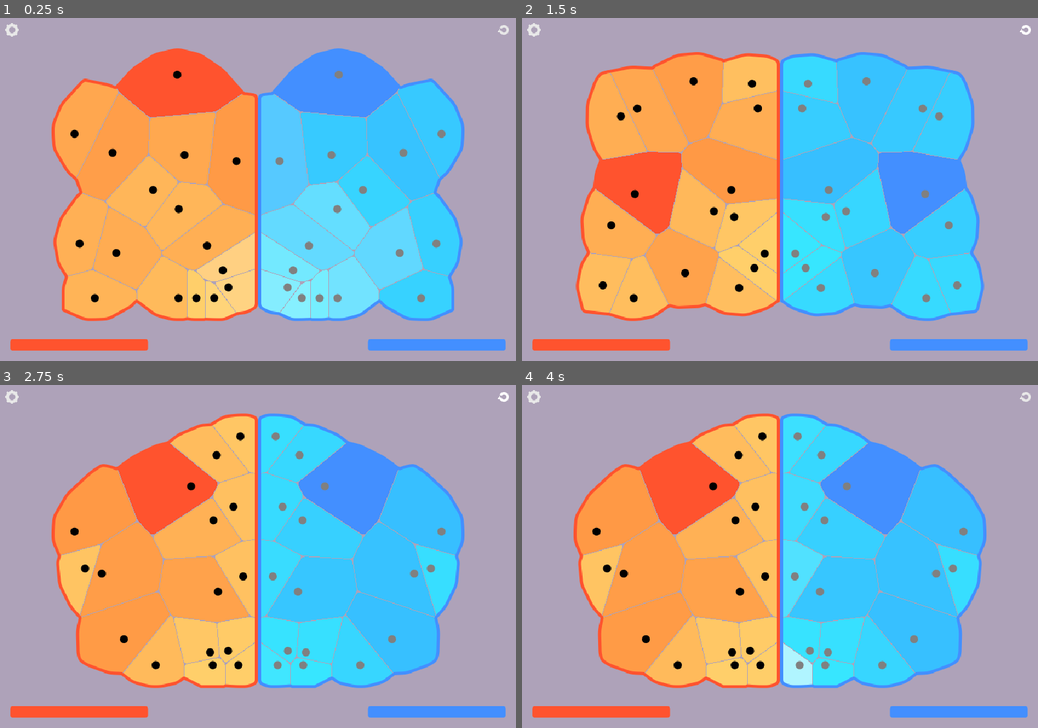
Above: before the commit, frames 1-4 (two rows, left to right).
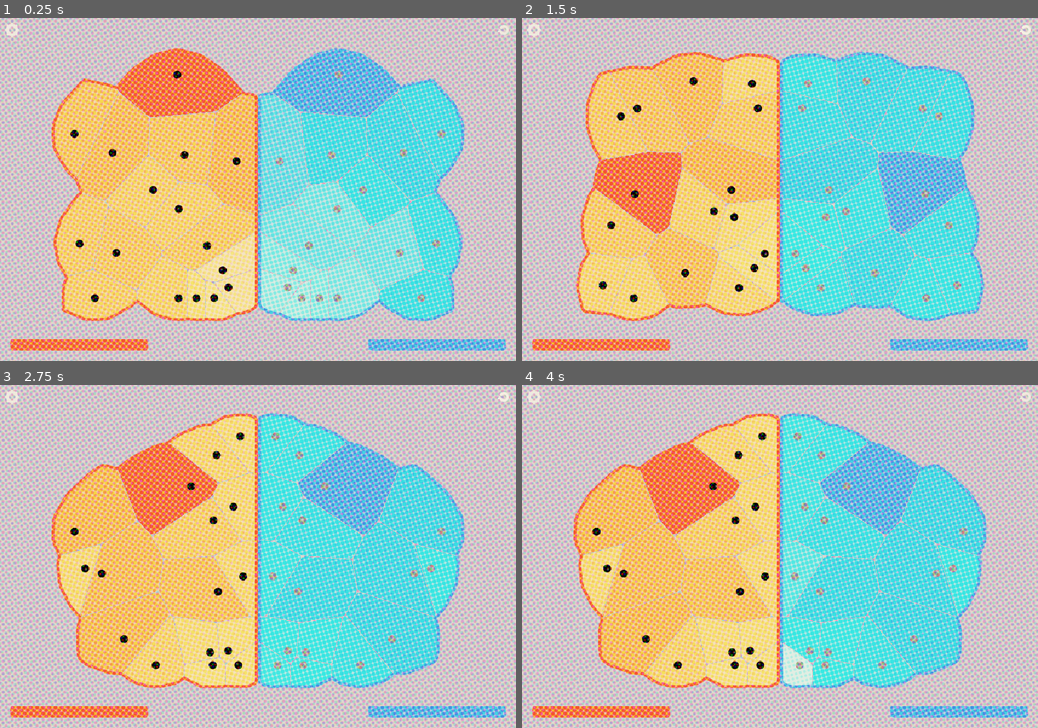
Above: after the commit, the same moments.

Repository: LasseHeuer/VoronoiGameProto
Game: Godot game, scene res://scenes/Main.tscn
The game is run twice, just before and just after one commit, with the same random seed, the same clock (stepped at 60 frames per second) and the same inputs.
Inputs (mouse positions are in pixels of both pictures, inside the frame that each line leads up to):
- Up to frame 1 (0.25 s): no input
- Up to frame 2 (1.5 s): click (1027, 31) at 0.5 s; click (1027, 31) at 1.25 s
- Up to frame 3 (2.75 s): click (505, 398) at 2 s
- Up to frame 4 (4 s): click (532, 398) at 2.75 s; click "×" at 3.5 s

The runs differ from the first frame. In frame 1, 89% of the frame differs, in the area x 0-100%, y 0-100%; in frame 2, 89%; in frame 3, 88%; in frame 4, 88%.

Commit message:
halbtonraster

Diff:
--- a/game/scenes/Main.tscn
+++ b/game/scenes/Main.tscn
@@ -7,6 +7,7 @@
 [ext_resource type="PackedScene" path="res://scenes/SettingsPanel.tscn" id="6_panel"]
 [ext_resource type="Script" path="res://scripts/ui/gear_button.gd" id="7_gear"]
 [ext_resource type="Script" path="res://scripts/ui/restart_button.gd" id="8_restart"]
+[ext_resource type="Script" path="res://scripts/view/halftone_overlay.gd" id="9_halftone"]
 
 [node name="Main" type="Node"]
 script = ExtResource("1_app")
@@ -38,4 +39,13 @@
 flat = true
 script = ExtResource("8_restart")
 
+[node name="HalftoneOverlay" type="ColorRect" parent="."]
+anchors_preset = 15
+anchor_right = 1.0
+anchor_bottom = 1.0
+grow_horizontal = 2
+grow_vertical = 2
+mouse_filter = 2
+script = ExtResource("9_halftone")
+
 [node name="SettingsPanel" parent="." instance=ExtResource("6_panel")]
--- a/game/scripts/app/config.gd
+++ b/game/scripts/app/config.gd
@@ -150,11 +150,32 @@
 ## Radius der Zellpunkte in Brettpixeln.
 @export var point_radius: float = 8.0
 
+# -------------------------------------------------------- Halbtonraster -----
+## Bildschirmweiter Halbtonraster-Effekt ueber dem Spiel. Die Einstellungen
+## selbst bleiben ungerastert (siehe view/halftone_overlay.gd).
+@export var halftone_enabled: bool = true
+## Rasterweite (Abstand der Punkte) in Fensterpixeln.
+@export var halftone_dot_size: float = 6.0
+## Drehung des Rasters in Grad.
+@export var halftone_angle: float = 15.0
+## Punktwachstum: groessere Werte ergeben groessere Punkte.
+@export var halftone_gain: float = 1.0
+## Kontrast der Helligkeit vor dem Rastern.
+@export var halftone_contrast: float = 1.0
+## Weichheit der Punktkanten (0 = hart, 1 = weich).
+@export var halftone_softness: float = 0.3
+## Farbtrennung: zusaetzliche Drehung zwischen den Farbkanaelen.
+@export var halftone_separation: float = 1.0
+## Papieranteil in den Zwischenraeumen (0 = Originalfarbe, 1 = Papierton).
+@export var halftone_paper: float = 0.75
+## Staerke des Effekts (0 = aus, 1 = voll).
+@export var halftone_amount: float = 1.0
+
 @export var random_seed: int = 0
 
 # ------------------------------------------------------------- Schema ------
 ## Reihenfolge der Gruppen im Einstellungsmenue.
-const SETTING_GROUPS := ["Klang", "Spiel", "Darstellung"]
+const SETTING_GROUPS := ["Klang", "Spiel", "Darstellung", "Halbton"]
 
 const SLIDERS := [
 	{"key": "attack", "label": "Attack", "min": 0.0, "max": 3.0, "step": 0.01, "group": "Klang"},
@@ -180,6 +201,14 @@
 	{"key": "cell_gap", "label": "Zellabstand", "min": 0.0, "max": 4.0, "step": 0.1, "group": "Darstellung"},
 	{"key": "boundary_label_threshold", "label": "Mindest-Grenzlinie", "min": 0.0, "max": 100.0, "step": 1.0, "group": "Darstellung"},
 	{"key": "point_radius", "label": "Punktgroesse", "min": 4.0, "max": 20.0, "step": 1.0, "group": "Darstellung"},
+	{"key": "halftone_dot_size", "label": "Rasterweite", "min": 2.0, "max": 24.0, "step": 0.5, "group": "Halbton"},
+	{"key": "halftone_angle", "label": "Rasterwinkel", "min": 0.0, "max": 90.0, "step": 1.0, "group": "Halbton"},
+	{"key": "halftone_gain", "label": "Punktwachstum", "min": 0.1, "max": 3.0, "step": 0.05, "group": "Halbton"},
+	{"key": "halftone_contrast", "label": "Kontrast", "min": 0.2, "max": 3.0, "step": 0.05, "group": "Halbton"},
+	{"key": "halftone_softness", "label": "Kantenweichheit", "min": 0.0, "max": 1.0, "step": 0.01, "group": "Halbton"},
+	{"key": "halftone_separation", "label": "Farbtrennung", "min": 0.0, "max": 3.0, "step": 0.05, "group": "Halbton"},
+	{"key": "halftone_paper", "label": "Papieranteil", "min": 0.0, "max": 1.0, "step": 0.01, "group": "Halbton"},
+	{"key": "halftone_amount", "label": "Effektstaerke", "min": 0.0, "max": 1.0, "step": 0.01, "group": "Halbton"},
 ]
 
 const TOGGLES := [
@@ -189,6 +218,7 @@
 	{"key": "show_flow", "label": "Flow anzeigen", "group": "Darstellung"},
 	{"key": "show_all_flows", "label": "Flows fuer alle Zellen", "group": "Darstellung"},
 	{"key": "show_all_cell_numbers", "label": "Zahlen fuer alle Zellen", "group": "Darstellung"},
+	{"key": "halftone_enabled", "label": "Halbtonraster", "group": "Halbton"},
 ]
 
 const WAVEFORMS := ["triangle", "sine", "square", "sawtooth"]
@@ -226,6 +256,15 @@
 	"show_all_flows": false,
 	"show_all_cell_numbers": false,
 	"boundary_label_threshold": 10.0,
+	"halftone_enabled": true,
+	"halftone_dot_size": 6.0,
+	"halftone_angle": 15.0,
+	"halftone_gain": 1.0,
+	"halftone_contrast": 1.0,
+	"halftone_softness": 0.3,
+	"halftone_separation": 1.0,
+	"halftone_paper": 0.75,
+	"halftone_amount": 1.0,
 }
 
 func _init() -> void:
--- a/game/scripts/app/game_app.gd
+++ b/game/scripts/app/game_app.gd
@@ -17,6 +17,7 @@
 @onready var board_input: BoardInput = $BoardInput
 @onready var audio: Synth = $Audio
 @onready var settings_panel: SettingsPanel = $SettingsPanel
+@onready var halftone_overlay: HalftoneOverlay = $HalftoneOverlay
 @onready var show_settings_button: Button = $ShowSettingsButton
 @onready var restart_button: Button = $RestartButton
 
@@ -54,6 +55,7 @@
 	board_input.setup(board, config)
 	audio.setup(config, board)
 	settings_panel.setup(config)
+	halftone_overlay.setup(config)
 
 	settings_panel.value_changed.connect(_on_setting_changed)
 	settings_panel.restart_requested.connect(restart)
@@ -231,6 +233,8 @@
 		"stamina":
 			board.stamina_player1 = minf(board.stamina_player1, config.stamina)
 			board.stamina_player2 = minf(board.stamina_player2, config.stamina)
+	if key.begins_with("halftone_"):
+		halftone_overlay.apply()
 
 
 func _on_notes_spread_requested(cell_index: int, from_pos: Vector2) -> void:
--- /dev/null
+++ b/game/scripts/view/halftone_overlay.gd
@@ -0,0 +1,58 @@
+class_name HalftoneOverlay
+extends ColorRect
+
+## Bildschirmweiter Halbtonraster-Effekt.
+##
+## Das Rechteck liegt ueber dem Spiel, aber unter dem Einstellungsmenue.
+## Dadurch wird alles ausser den Einstellungen gerastert. Die Werte kommen aus
+## GameConfig und werden ohne Neustart uebernommen.
+
+const SHADER_PATH := "res://shaders/halftone.gdshader"
+
+## Config-Key -> Uniform-Name des Shaders.
+const PARAMS := {
+	"halftone_dot_size": "u_dot_size",
+	"halftone_angle": "u_angle",
+	"halftone_gain": "u_gain",
+	"halftone_contrast": "u_contrast",
+	"halftone_softness": "u_softness",
+	"halftone_separation": "u_separation",
+	"halftone_paper": "u_paper",
+	"halftone_amount": "u_amount",
+}
+
+var _material: ShaderMaterial
+var _config: GameConfig
+
+
+func _ready() -> void:
+	mouse_filter = Control.MOUSE_FILTER_IGNORE
+	_ensure_material()
+
+
+func setup(config: GameConfig) -> void:
+	_config = config
+	apply()
+
+
+## Uebertraegt alle Effektwerte in den Shader und blendet den Effekt ein oder
+## aus. Wird bei jeder Aenderung eines Halbton-Reglers aufgerufen.
+func apply() -> void:
+	_ensure_material()
+	if _config == null or _material == null:
+		return
+	visible = _config.halftone_enabled
+	for key in PARAMS:
+		_material.set_shader_parameter(PARAMS[key], float(_config.get(key)))
+
+
+func _ensure_material() -> void:
+	if _material != null:
+		return
+	var shader := load(SHADER_PATH) as Shader
+	if shader == null:
+		push_warning("Halbton-Shader konnte nicht geladen werden: %s" % SHADER_PATH)
+		return
+	_material = ShaderMaterial.new()
+	_material.shader = shader
+	material = _material
--- /dev/null
+++ b/game/shaders/halftone.gdshader
@@ -0,0 +1,86 @@
+shader_type canvas_item;
+
+// Dynamischer Halbtonraster-Effekt: liest den bisher gezeichneten Bildschirm
+// (alles ausser dem Einstellungsmenue) und ersetzt ihn durch ein Raster aus
+// farbigen Punkten auf einem Papierton. Die Punktgroesse folgt der Helligkeit
+// jedes Farbkanals; die Kanaele koennen gegeneinander verdreht werden, wodurch
+// der typische Riso-/Farbtrennungseindruck entsteht.
+//
+// Der Effekt liegt als bildschirmfuellendes Rechteck ueber dem Spiel. Alle
+// Uniforms kommen aus GameConfig und werden ohne Neustart uebernommen.
+
+uniform sampler2D screen_texture : hint_screen_texture, repeat_disable, filter_linear;
+
+// Rasterweite (Abstand der Punkte) in Fensterpixeln.
+uniform float u_dot_size = 6.0;
+// Drehung des Rasters in Grad.
+uniform float u_angle = 15.0;
+// Punktwachstum: vergroessert oder verkleinert alle Punkte.
+uniform float u_gain = 1.0;
+// Kontrast der Helligkeit vor dem Rastern.
+uniform float u_contrast = 1.0;
+// Weichheit der Punktkanten (0 = hart, 1 = sehr weich).
+uniform float u_softness = 0.3;
+// Farbtrennung: zusaetzliche Drehung zwischen den Farbkanaelen.
+uniform float u_separation = 1.0;
+// Papieranteil in den Zwischenraeumen (0 = Originalfarbe, 1 = Papierton).
+uniform float u_paper = 0.75;
+// Gesamtstaerke: mischt das Ergebnis mit dem unveraenderten Bild.
+uniform float u_amount = 1.0;
+
+// Fester Papierton der Zwischenraeume (warmes Offwhite).
+const vec3 PAPER_COLOR = vec3(0.949, 0.918, 0.847);
+// Radiusfaktor fuer flaechentreue Punkte: r = cell * K * sqrt(dichte).
+// K = 1/sqrt(PI) schliesst bei voller Dichte die Flaeche.
+const float DOT_RADIUS = 0.5641895835477563;
+// Abstand der Kanalwinkel bei voller Farbtrennung (Grad).
+const float SEPARATION_STEP = 30.0;
+
+// Cosinus/Sinus der drei Kanalwinkel, im Vertex-Shader berechnet: die Winkel
+// sind pro Zeichnung konstant, so entfallen die Trigonometrie-Aufrufe pro Pixel.
+varying vec2 v_channel0;
+varying vec2 v_channel1;
+varying vec2 v_channel2;
+
+void vertex() {
+	float spread = u_separation * SEPARATION_STEP;
+	v_channel0 = vec2(cos(radians(u_angle)), sin(radians(u_angle)));
+	v_channel1 = vec2(cos(radians(u_angle + spread)), sin(radians(u_angle + spread)));
+	v_channel2 = vec2(cos(radians(u_angle + spread * 2.0)), sin(radians(u_angle + spread * 2.0)));
+}
+
+vec2 rotate_pixel(vec2 pixel, vec2 cos_sin) {
+	return vec2(cos_sin.x * pixel.x - cos_sin.y * pixel.y,
+		cos_sin.y * pixel.x + cos_sin.x * pixel.y);
+}
+
+// Deckung eines Rasterpunktes (0..1) fuer eine Farbdichte an dieser Stelle.
+float dot_coverage(vec2 pixel, float density, vec2 cos_sin, float cell) {
+	vec2 p = rotate_pixel(pixel, cos_sin);
+	vec2 center = (floor(p / cell) + 0.5) * cell;
+	float radius = cell * DOT_RADIUS * sqrt(clamp(density * u_gain, 0.0, 1.0));
+	float edge = max(u_softness * cell * 0.5, 0.5);
+	return 1.0 - smoothstep(radius - edge, radius + edge, distance(p, center));
+}
+
+void fragment() {
+	vec4 src = texture(screen_texture, SCREEN_UV);
+	vec3 color = src.rgb;
+
+	// Helligkeit je Kanal in eine Punktdichte umrechnen und spreizen.
+	vec3 density = clamp((1.0 - color - 0.5) * u_contrast + 0.5, 0.0, 1.0);
+
+	float cell = max(u_dot_size, 1.0);
+	vec2 pixel = FRAGCOORD.xy;
+	vec3 coverage;
+	coverage.r = dot_coverage(pixel, density.r, v_channel0, cell);
+	coverage.g = dot_coverage(pixel, density.g, v_channel1, cell);
+	coverage.b = dot_coverage(pixel, density.b, v_channel2, cell);
+
+	// Zwischenraeume werden Richtung Papierton aufgehellt, die Punkte tragen
+	// die Originalfarbe.
+	vec3 gap = mix(color, PAPER_COLOR, u_paper);
+	vec3 raster = mix(gap, color, coverage);
+
+	COLOR = vec4(mix(color, raster, u_amount), src.a);
+}
--- /dev/null
+++ b/game/tests/unit/test_halftone.gd
@@ -0,0 +1,58 @@
+extends GutTest
+
+## Tests fuer view/halftone_overlay.gd und das Halbton-Schema in GameConfig.
+
+func test_shader_loads() -> void:
+	var shader := load(HalftoneOverlay.SHADER_PATH)
+	assert_not_null(shader, "der Halbton-Shader ist ladbar")
+	assert_true(shader is Shader)
+
+
+func test_every_shader_parameter_has_a_slider() -> void:
+	var slider_keys := {}
+	for entry in GameConfig.SLIDERS:
+		slider_keys[entry["key"]] = true
+	for key in HalftoneOverlay.PARAMS:
+		assert_true(slider_keys.has(key), "Slider fuer '%s' vorhanden" % key)
+
+
+func test_halftone_keys_exist_in_config_and_defaults() -> void:
+	var config := GameConfig.new()
+	for key in HalftoneOverlay.PARAMS:
+		assert_ne(typeof(config.get(key)), TYPE_NIL, "Config-Key '%s'" % key)
+		assert_true(GameConfig.DEFAULTS.has(key), "Default fuer '%s'" % key)
+	assert_true(GameConfig.TOGGLES.any(func(entry): return entry["key"] == "halftone_enabled"))
+	assert_true(GameConfig.SETTING_GROUPS.has("Halbton"))
+
+
+func test_overlay_maps_config_to_shader_uniforms() -> void:
+	var config := GameConfig.new()
+	config.halftone_dot_size = 9.0
+	config.halftone_angle = 33.0
+	config.halftone_amount = 0.5
+	var overlay := HalftoneOverlay.new()
+	add_child_autofree(overlay)
+	overlay.setup(config)
+
+	assert_not_null(overlay.material, "das Overlay baut sein Material selbst")
+	var material: ShaderMaterial = overlay.material
+	assert_almost_eq(float(material.get_shader_parameter("u_dot_size")), 9.0, 0.0001)
+	assert_almost_eq(float(material.get_shader_parameter("u_angle")), 33.0, 0.0001)
+	assert_almost_eq(float(material.get_shader_parameter("u_amount")), 0.5, 0.0001)
+	assert_true(overlay.visible, "standardmaessig ist der Effekt eingeschaltet")
+
+
+func test_overlay_updates_live_and_hides_when_disabled() -> void:
+	var config := GameConfig.new()
+	var overlay := HalftoneOverlay.new()
+	add_child_autofree(overlay)
+	overlay.setup(config)
+	var material: ShaderMaterial = overlay.material
+
+	config.halftone_dot_size = 3.0
+	overlay.apply()
+	assert_almost_eq(float(material.get_shader_parameter("u_dot_size")), 3.0, 0.0001)
+
+	config.halftone_enabled = false
+	overlay.apply()
+	assert_false(overlay.visible, "abgeschaltet wird nichts gerastert")
Not shown: 1 places in game/scenes/Main.tscn that only renumber resources
Not shown, added: game/scripts/view/halftone_overlay.gd.uid
Not shown, added: game/shaders/halftone.gdshader.uid
Not shown, added: game/tests/unit/test_halftone.gd.uid
Not shown, changed: game/README.md
